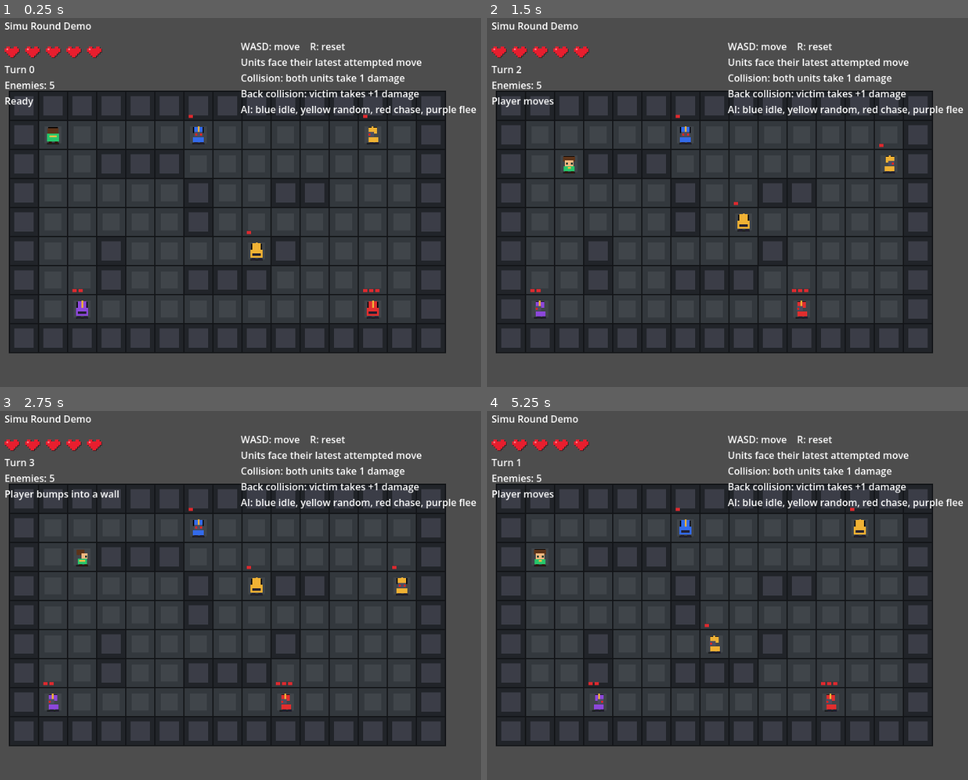
Above: before the commit, frames 1-4 (two rows, left to right).
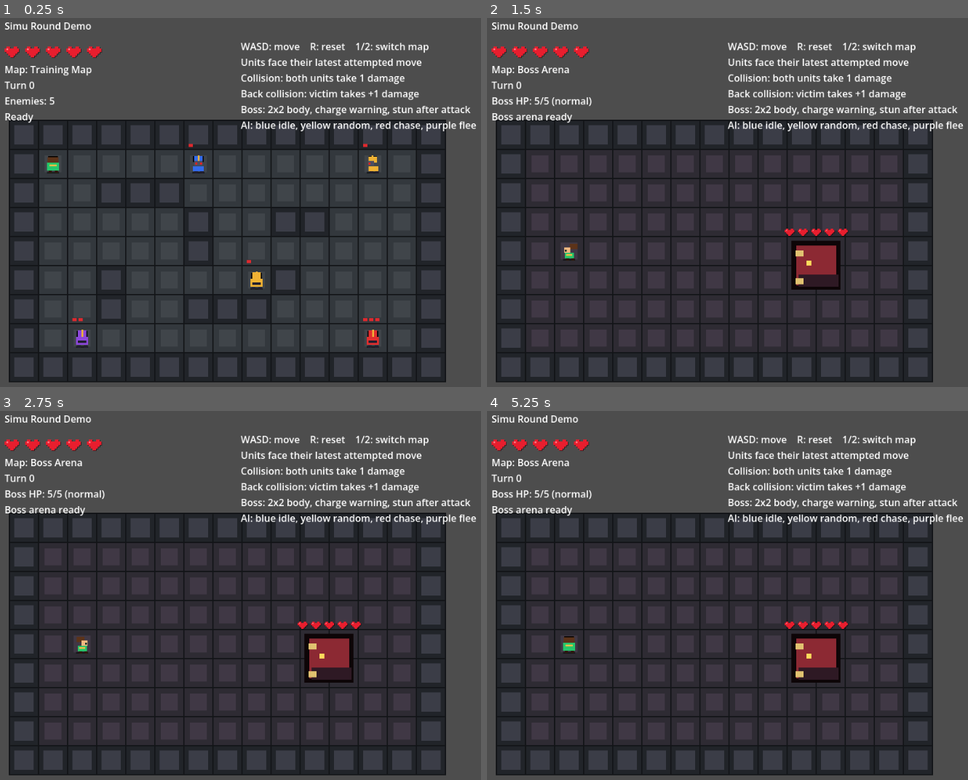
Above: after the commit, the same moments.

Repository: TreeGrassClanKindofLame/SimuRoundDemo
Game: Godot game, scene res://scenes/main.tscn
The game is run twice, just before and just after one commit, with the same random seed, the same clock (stepped at 60 frames per second) and the same inputs.
Inputs:
- Up to frame 1 (0.25 s): no input
- Up to frame 2 (1.5 s): tap Enter at 0.5 s; hold D 0.53-1.28 s; tap 1 at 0.6 s; tap 2 at 0.8, 1.35 s; tap Space at 1.25 s; hold S from 1.28 s (still down)
- Up to frame 3 (2.75 s): tap 1 at 1.55, 2.1 s; tap Enter at 2 s; release S at 2.03 s; hold D from 2.03 s (still down); tap 2 at 2.3 s
- Up to frame 4 (5.25 s): tap Space at 2.75, 4.25 s; release D at 2.78 s; hold W 2.78-3.53 s; tap 2 at 2.85, 3.8, 5.1 s; tap 1 at 3.05, 4.35 s; tap Enter at 3.5 s; hold A 3.53-5.03 s; tap R at 3.6 s; hold S from 5.03 s (still down)

The runs differ from the first frame. In frame 1, 11% of the frame differs, in the area x 0-99%, y 6-99%; in frame 2, 12%; in frame 3, 12%; in frame 4, 12%.

Commit message:
harveyzhong
新增新地图和新boss

Diff:
--- a/scenes/main.tscn
+++ b/scenes/main.tscn
@@ -24,10 +24,11 @@
 [node name="Help" type="Label" parent="HUD" unique_id=1110675165]
 offset_left = 430.0
 offset_top = 58.0
-offset_right = 910.0
-offset_bottom = 150.0
-text = "WASD: move    R: reset
+offset_right = 980.0
+offset_bottom = 178.0
+text = "WASD: move    R: reset    1/2: switch map
 Units face their latest attempted move
 Collision: both units take 1 damage
 Back collision: victim takes +1 damage
+Boss: 2x2 body, charge warning, stun after attack
 AI: blue idle, yellow random, red chase, purple flee"
--- a/scripts/main.gd
+++ b/scripts/main.gd
@@ -1,10 +1,12 @@
 extends Node2D
 
 enum AIType { IDLE, RANDOM, CHASE, FLEE }
+enum MapId { NORMAL, BOSS }
+enum BossState { NORMAL, CHARGING, STUNNED }
 
 const TILE_SIZE := 48
-const MAP_ORIGIN := Vector2(48, 144)
-const MAP_ROWS := [
+const MAP_ORIGIN := Vector2(48, 192)
+const NORMAL_MAP_ROWS := [
 	"###############",
 	"#.............#",
 	"#..###........#",
@@ -15,8 +17,23 @@
 	"#.............#",
 	"###############",
 ]
-const PLAYER_START := Vector2i(1, 1)
+const BOSS_MAP_ROWS := [
+	"###############",
+	"#.............#",
+	"#.............#",
+	"#.............#",
+	"#.............#",
+	"#.............#",
+	"#.............#",
+	"#.............#",
+	"###############",
+]
+const NORMAL_PLAYER_START := Vector2i(1, 1)
+const BOSS_PLAYER_START := Vector2i(2, 4)
+const BOSS_START := Vector2i(10, 4)
+const BOSS_SIZE := Vector2i(2, 2)
 const PLAYER_MAX_HP := 5
+const BOSS_MAX_HP := 5
 const DAMAGE_PER_COLLISION := 1
 const BACK_COLLISION_BONUS_DAMAGE := 1
 const BUMP_DURATION := 0.16
@@ -30,6 +47,7 @@
 const DIR_LEFT := Vector2i(-1, 0)
 const DIR_RIGHT := Vector2i(1, 0)
 const ACTIONS := [DIR_NONE, DIR_UP, DIR_DOWN, DIR_LEFT, DIR_RIGHT]
+const MOVE_ACTIONS := [DIR_UP, DIR_DOWN, DIR_LEFT, DIR_RIGHT]
 const HEART_ORIGIN := Vector2(40, 70)
 const HEART_BLOCK := 3.0
 const HEART_GAP := 10.0
@@ -42,7 +60,8 @@
 	"00011000",
 ]
 
-var player_pos := PLAYER_START
+var current_map_id: MapId = MapId.NORMAL
+var player_pos := NORMAL_PLAYER_START
 var player_facing := DIR_RIGHT
 var player_hp := PLAYER_MAX_HP
 var player_alive := true
@@ -52,6 +71,7 @@
 var player_death_timer := 0.0
 var reset_timer := 0.0
 var enemies: Array[Dictionary] = []
+var boss: Dictionary = {}
 var turn_count := 0
 var last_event := "Ready"
 var rng := RandomNumberGenerator.new()
@@ -64,7 +84,6 @@
 func _ready() -> void:
 	rng.randomize()
 	_setup_audio()
-	_setup_astar_grid()
 	_reset_demo()
 
 func _process(delta: float) -> void:
@@ -101,6 +120,26 @@
 
 		if changed:
 			enemies[index] = enemy
+			needs_redraw = true
+
+	if _has_boss():
+		var changed_boss := false
+		var boss_bump_timer := float(boss["bump_timer"])
+		if boss_bump_timer > 0.0:
+			boss["bump_timer"] = maxf(0.0, boss_bump_timer - delta)
+			changed_boss = true
+
+		var boss_hit_timer := float(boss["hit_timer"])
+		if boss_hit_timer > 0.0:
+			boss["hit_timer"] = maxf(0.0, boss_hit_timer - delta)
+			changed_boss = true
+
+		var boss_death_timer := float(boss["death_timer"])
+		if boss_death_timer > 0.0:
+			boss["death_timer"] = maxf(0.0, boss_death_timer - delta)
+			changed_boss = true
+
+		if changed_boss:
 			needs_redraw = true
 
 	if reset_timer > 0.0:
@@ -131,6 +170,10 @@
 			_play_turn(DIR_RIGHT)
 		KEY_R:
 			_reset_demo(true)
+		KEY_1:
+			_switch_map(MapId.NORMAL)
+		KEY_2:
+			_switch_map(MapId.BOSS)
 		_:
 			return
 
@@ -187,8 +230,13 @@
 	player.stop()
 	player.play()
 
+func _switch_map(map_id: MapId) -> void:
+	current_map_id = map_id
+	_reset_demo(true)
+
 func _reset_demo(play_reset_sound := false) -> void:
-	player_pos = PLAYER_START
+	_setup_astar_grid()
+	player_pos = _player_start_for_current_map()
 	player_facing = _random_direction()
 	player_hp = PLAYER_MAX_HP
 	player_alive = true
@@ -198,18 +246,32 @@
 	player_death_timer = 0.0
 	reset_timer = 0.0
 	turn_count = 0
-	last_event = "Ready"
-	enemies = [
-		_create_enemy(Vector2i(6, 1), AIType.IDLE),
-		_create_enemy(Vector2i(12, 1), AIType.RANDOM),
-		_create_enemy(Vector2i(12, 7), AIType.CHASE),
-		_create_enemy(Vector2i(2, 7), AIType.FLEE),
-		_create_enemy(Vector2i(8, 5), AIType.RANDOM),
-	]
+	turn_collision_pairs.clear()
+	enemies = []
+	boss = {}
+
+	if current_map_id == MapId.NORMAL:
+		last_event = "Ready"
+		enemies = [
+			_create_enemy(Vector2i(6, 1), AIType.IDLE),
+			_create_enemy(Vector2i(12, 1), AIType.RANDOM),
+			_create_enemy(Vector2i(12, 7), AIType.CHASE),
+			_create_enemy(Vector2i(2, 7), AIType.FLEE),
+			_create_enemy(Vector2i(8, 5), AIType.RANDOM),
+		]
+	else:
+		last_event = "Boss arena ready"
+		boss = _create_boss(BOSS_START)
+
 	if play_reset_sound:
 		_play_sound("reset")
 	_update_hud()
 	queue_redraw()
+
+func _player_start_for_current_map() -> Vector2i:
+	if current_map_id == MapId.BOSS:
+		return BOSS_PLAYER_START
+	return NORMAL_PLAYER_START
 
 func _create_enemy(pos: Vector2i, ai_type: int) -> Dictionary:
 	var max_hp := _enemy_max_hp(ai_type)
@@ -227,6 +289,22 @@
 		"death_timer": 0.0,
 	}
 
+func _create_boss(pos: Vector2i) -> Dictionary:
+	return {
+		"id": "boss",
+		"pos": pos,
+		"facing": DIR_LEFT,
+		"hp": BOSS_MAX_HP,
+		"max_hp": BOSS_MAX_HP,
+		"alive": true,
+		"state": BossState.NORMAL,
+		"charge_area": [],
+		"bump_timer": 0.0,
+		"bump_dir": DIR_NONE,
+		"hit_timer": 0.0,
+		"death_timer": 0.0,
+	}
+
 func _play_turn(player_delta: Vector2i) -> void:
 	if not player_alive or reset_timer > 0.0:
 		return
@@ -235,6 +313,8 @@
 	_try_move_player(player_delta)
 	if player_alive:
 		_take_enemy_turns()
+	if player_alive:
+		_take_boss_turn()
 
 	turn_count += 1
 	_update_hud()
@@ -248,6 +328,20 @@
 		_start_player_bump(delta)
 		_play_sound("bump")
 		last_event = "Player bumps into a wall"
+		return
+
+	if _is_boss_at_cell(target):
+		_start_player_bump(delta)
+		if _register_collision_pair("player", "boss"):
+			var player_damage := _collision_damage(player_pos, player_facing, target)
+			var boss_damage := _boss_collision_damage(player_pos)
+			_damage_player(player_damage)
+			_damage_boss(boss_damage)
+			_play_sound("hit")
+			last_event = _collision_event_text("Player and boss both take damage", "Player", player_damage, "boss", boss_damage)
+		else:
+			_play_sound("bump")
+			last_event = "Player and boss already collided this turn"
 		return
 
 	var enemy_index := _enemy_at(target)
@@ -312,6 +406,8 @@
 		var target: Vector2i = enemy_pos + delta
 		if delta != DIR_NONE and not _is_walkable_cell(target):
 			continue
+		if delta != DIR_NONE and _is_boss_at_cell(target):
+			continue
 
 		var distance := _grid_distance(target, player_pos)
 		if distance > best_distance:
@@ -330,6 +426,22 @@
 	if not _is_walkable_cell(target):
 		_start_enemy_bump(index, delta)
 		_play_sound("bump")
+		return
+
+	if _is_boss_at_cell(target):
+		_start_enemy_bump(index, delta)
+		if _register_collision_pair(_enemy_unit_id(index), "boss"):
+			var enemy_pos: Vector2i = enemy["pos"]
+			var enemy_facing: Vector2i = enemy["facing"]
+			var enemy_damage := _collision_damage(enemy_pos, enemy_facing, target)
+			var boss_damage := _boss_collision_damage(enemy_pos)
+			_damage_enemy(index, enemy_damage)
+			_damage_boss(boss_damage)
+			_play_sound("hit")
+			last_event = _collision_event_text("Enemy and boss both take damage", "enemy", enemy_damage, "boss", boss_damage)
+		else:
+			_play_sound("bump")
+			last_event = "Enemy and boss already collided this turn"
 		return
 
 	if target == player_pos and player_alive:
@@ -371,6 +483,124 @@
 	enemy["pos"] = target
 	enemies[index] = enemy
 
+func _take_boss_turn() -> void:
+	if not _is_boss_alive():
+		return
+
+	var state := int(boss["state"])
+	if state == BossState.CHARGING:
+		_release_boss_attack()
+		return
+	if state == BossState.STUNNED:
+		boss["state"] = BossState.NORMAL
+		last_event = "Boss is stunned"
+		return
+
+	if _has_cell(_boss_attack_area(boss["pos"], boss["facing"]), player_pos):
+		_start_boss_charge()
+		return
+
+	var delta := _decide_boss_move()
+	if delta == DIR_NONE:
+		last_event = "Boss waits"
+		return
+
+	_try_move_boss(delta)
+
+func _decide_boss_move() -> Vector2i:
+	var best_delta := DIR_NONE
+	var best_score := 100000
+
+	for raw_delta in MOVE_ACTIONS:
+		var delta: Vector2i = raw_delta
+		var target_pos: Vector2i = boss["pos"] + delta
+		if not _is_boss_footprint_walkable(target_pos):
+			continue
+		if _enemy_in_boss_footprint(target_pos) != -1:
+			continue
+
+		var distance := _boss_distance_to_player(target_pos)
+		var score := distance
+		if _has_cell(_boss_attack_area(target_pos, delta), player_pos):
+			score -= 1000
+		if score < best_score:
+			best_score = score
+			best_delta = delta
+
+	return best_delta
+
+func _try_move_boss(delta: Vector2i) -> void:
+	boss["facing"] = delta
+	var target_pos: Vector2i = boss["pos"] + delta
+	if not _is_boss_footprint_walkable(target_pos):
+		_start_boss_bump(delta)
+		_play_sound("bump")
+		last_event = "Boss bumps into a wall"
+		return
+
+	var enemy_index := _enemy_in_boss_footprint(target_pos)
+	if enemy_index != -1:
+		_start_boss_bump(delta)
+		if _register_collision_pair("boss", _enemy_unit_id(enemy_index)):
+			var enemy: Dictionary = enemies[enemy_index]
+			var enemy_pos: Vector2i = enemy["pos"]
+			var attacker_cell := enemy_pos - delta
+			var boss_damage := _boss_collision_damage(enemy_pos)
+			var enemy_damage := _collision_damage(enemy_pos, enemy["facing"], attacker_cell)
+			_damage_boss(boss_damage)
+			_damage_enemy(enemy_index, enemy_damage)
+			_play_sound("hit")
+			last_event = _collision_event_text("Boss and enemy both take damage", "boss", boss_damage, "enemy", enemy_damage)
+		else:
+			_play_sound("bump")
+			last_event = "Boss and enemy already collided this turn"
+		return
+
+	if player_alive and _has_cell(_boss_footprint_at(target_pos), player_pos):
+		_start_boss_bump(delta)
+		if _register_collision_pair("boss", "player"):
+			var attacker_cell := player_pos - delta
+			var boss_damage := _boss_collision_damage(player_pos)
+			var player_damage := _collision_damage(player_pos, player_facing, attacker_cell)
+			_damage_boss(boss_damage)
+			_damage_player(player_damage)
+			_play_sound("hit")
+			last_event = _collision_event_text("Boss and player both take damage", "boss", boss_damage, "player", player_damage)
+		else:
+			_play_sound("bump")
+			last_event = "Boss and player already collided this turn"
+		return
+
+	boss["pos"] = target_pos
+	last_event = "Boss moves"
+
+func _start_boss_charge() -> void:
+	boss["state"] = BossState.CHARGING
+	boss["charge_area"] = _boss_attack_area(boss["pos"], boss["facing"])
+	last_event = "Boss starts charging"
+
+func _release_boss_attack() -> void:
+	var area: Array = boss["charge_area"]
+	var hit_anything := false
+
+	if player_alive and _has_cell(area, player_pos):
+		_damage_player(DAMAGE_PER_COLLISION)
+		hit_anything = true
+
+	for index in range(enemies.size()):
+		if enemies[index]["alive"] and _has_cell(area, enemies[index]["pos"]):
+			_damage_enemy(index, DAMAGE_PER_COLLISION)
+			hit_anything = true
+
+	boss["state"] = BossState.STUNNED
+	boss["charge_area"] = []
+	if hit_anything:
+		_play_sound("hit")
+		last_event = "Boss releases the charged attack"
+	else:
+		_play_sound("bump")
+		last_event = "Boss attack misses"
+
 func _damage_player(amount: int) -> void:
 	if not player_alive:
 		return
@@ -400,6 +630,20 @@
 		_play_sound("death")
 	enemies[index] = enemy
 
+func _damage_boss(amount: int) -> void:
+	if not _is_boss_alive():
+		return
+
+	boss["hp"] = maxi(0, int(boss["hp"]) - amount)
+	boss["hit_timer"] = HIT_DURATION
+	if int(boss["hp"]) == 0:
+		boss["alive"] = false
+		boss["state"] = BossState.NORMAL
+		boss["charge_area"] = []
+		boss["death_timer"] = DEATH_DURATION
+		last_event = "Boss defeated"
+		_play_sound("death")
+
 func _start_player_bump(direction: Vector2i) -> void:
 	player_bump_dir = direction
 	player_bump_timer = BUMP_DURATION
@@ -422,9 +666,20 @@
 	enemy["bump_timer"] = BUMP_DURATION
 	enemies[index] = enemy
 
+func _start_boss_bump(direction: Vector2i) -> void:
+	boss["bump_dir"] = direction
+	boss["bump_timer"] = BUMP_DURATION
+
 func _enemy_at(cell: Vector2i) -> int:
 	for index in range(enemies.size()):
 		if enemies[index]["alive"] and enemies[index]["pos"] == cell:
+			return index
+	return -1
+
+func _enemy_in_boss_footprint(boss_pos: Vector2i) -> int:
+	var footprint := _boss_footprint_at(boss_pos)
+	for index in range(enemies.size()):
+		if enemies[index]["alive"] and _has_cell(footprint, enemies[index]["pos"]):
 			return index
 	return -1
 
@@ -449,8 +704,29 @@
 		amount += BACK_COLLISION_BONUS_DAMAGE
 	return amount
 
+func _boss_collision_damage(attacker_pos: Vector2i) -> int:
+	var amount := DAMAGE_PER_COLLISION
+	if _is_boss_hit_from_behind(attacker_pos):
+		amount += BACK_COLLISION_BONUS_DAMAGE
+	return amount
+
 func _is_hit_from_behind(victim_pos: Vector2i, victim_facing: Vector2i, attacker_pos: Vector2i) -> bool:
 	return attacker_pos == victim_pos + _back_direction(victim_facing)
+
+func _is_boss_hit_from_behind(attacker_pos: Vector2i) -> bool:
+	if not _has_boss():
+		return false
+	return _has_cell(_boss_back_edge_cells(boss["pos"], boss["facing"]), attacker_pos)
+
+func _boss_back_edge_cells(boss_pos: Vector2i, boss_facing: Vector2i) -> Array[Vector2i]:
+	var cells: Array[Vector2i] = []
+	var footprint := _boss_footprint_at(boss_pos)
+	var back_direction := _back_direction(boss_facing)
+	for body_cell in footprint:
+		var back_cell := body_cell + back_direction
+		if not _has_cell(footprint, back_cell) and not _has_cell(cells, back_cell):
+			cells.append(back_cell)
+	return cells
 
 func _collision_event_text(base_text: String, unit_a_name: String, unit_a_damage: int, unit_b_name: String, unit_b_damage: int) -> String:
 	var back_hits := PackedStringArray()
@@ -469,16 +745,32 @@
 	return cell.x >= 0 and cell.y >= 0 and cell.x < _map_width() and cell.y < _map_height()
 
 func _is_wall(cell: Vector2i) -> bool:
-	return MAP_ROWS[cell.y].substr(cell.x, 1) == "#"
+	return _map_rows()[cell.y].substr(cell.x, 1) == "#"
 
 func _map_width() -> int:
-	return MAP_ROWS[0].length()
+	return _map_rows()[0].length()
 
 func _map_height() -> int:
-	return MAP_ROWS.size()
+	return _map_rows().size()
+
+func _map_rows() -> Array:
+	if current_map_id == MapId.BOSS:
+		return BOSS_MAP_ROWS
+	return NORMAL_MAP_ROWS
+
+func _map_name() -> String:
+	if current_map_id == MapId.BOSS:
+		return "Boss Arena"
+	return "Training Map"
 
 func _grid_distance(a: Vector2i, b: Vector2i) -> int:
 	return abs(a.x - b.x) + abs(a.y - b.y)
+
+func _boss_distance_to_player(boss_pos: Vector2i) -> int:
+	var best_distance := 100000
+	for cell in _boss_footprint_at(boss_pos):
+		best_distance = mini(best_distance, _grid_distance(cell, player_pos))
+	return best_distance
 
 func _living_enemy_count() -> int:
 	var count := 0
@@ -513,26 +805,99 @@
 func _side_down_direction(facing: Vector2i) -> Vector2i:
 	return Vector2i(-facing.y, facing.x)
 
+func _has_boss() -> bool:
+	return not boss.is_empty()
+
+func _is_boss_alive() -> bool:
+	return _has_boss() and bool(boss["alive"])
+
+func _is_boss_at_cell(cell: Vector2i) -> bool:
+	return _is_boss_alive() and _has_cell(_boss_footprint_at(boss["pos"]), cell)
+
+func _boss_footprint_at(boss_pos: Vector2i) -> Array[Vector2i]:
+	var cells: Array[Vector2i] = []
+	for y in range(BOSS_SIZE.y):
+		for x in range(BOSS_SIZE.x):
+			cells.append(boss_pos + Vector2i(x, y))
+	return cells
+
+func _is_boss_footprint_walkable(boss_pos: Vector2i) -> bool:
+	for cell in _boss_footprint_at(boss_pos):
+		if not _is_walkable_cell(cell):
+			return false
+	return true
+
+func _boss_attack_area(boss_pos: Vector2i, boss_facing: Vector2i) -> Array[Vector2i]:
+	var cells: Array[Vector2i] = []
+	if boss_facing == DIR_RIGHT:
+		for x in range(2):
+			for y in range(2):
+				cells.append(boss_pos + Vector2i(BOSS_SIZE.x + x, y))
+	elif boss_facing == DIR_LEFT:
+		for x in range(2):
+			for y in range(2):
+				cells.append(boss_pos + Vector2i(-1 - x, y))
+	elif boss_facing == DIR_DOWN:
+		for y in range(2):
+			for x in range(2):
+				cells.append(boss_pos + Vector2i(x, BOSS_SIZE.y + y))
+	elif boss_facing == DIR_UP:
+		for y in range(2):
+			for x in range(2):
+				cells.append(boss_pos + Vector2i(x, -1 - y))
+	return cells
+
+func _has_cell(cells: Array, target: Vector2i) -> bool:
+	for cell in cells:
+		if cell == target:
+			return true
+	return false
+
 func _update_hud() -> void:
-	status_label.text = "Turn %d\nEnemies: %d\n%s" % [
-		turn_count,
-		_living_enemy_count(),
-		last_event,
-	]
+	if current_map_id == MapId.BOSS:
+		var boss_status := "Boss defeated"
+		if _is_boss_alive():
+			boss_status = "Boss HP: %d/%d (%s)" % [boss["hp"], boss["max_hp"], _boss_state_name()]
+		status_label.text = "Map: %s\nTurn %d\n%s\n%s" % [
+			_map_name(),
+			turn_count,
+			boss_status,
+			last_event,
+		]
+	else:
+		status_label.text = "Map: %s\nTurn %d\nEnemies: %d\n%s" % [
+			_map_name(),
+			turn_count,
+			_living_enemy_count(),
+			last_event,
+		]
+
+func _boss_state_name() -> String:
+	if not _has_boss():
+		return "none"
+	match int(boss["state"]):
+		BossState.NORMAL:
+			return "normal"
+		BossState.CHARGING:
+			return "charging"
+		BossState.STUNNED:
+			return "stunned"
+	return "unknown"
 
 func _draw() -> void:
 	_draw_player_hp_hearts()
 	_draw_map()
+	_draw_boss_charge_area()
 	_draw_units()
 
 func _draw_player_hp_hearts() -> void:
-	var heart_width := HEART_PATTERN[0].length() * HEART_BLOCK
+	var heart_width := _heart_width(HEART_BLOCK)
 	for heart_index in range(PLAYER_MAX_HP):
 		var heart_pos := HEART_ORIGIN + Vector2(heart_index * (heart_width + HEART_GAP), 0)
 		var filled := heart_index < player_hp
-		_draw_heart_icon(heart_pos, filled)
-
-func _draw_heart_icon(heart_pos: Vector2, filled: bool) -> void:
+		_draw_heart_icon(heart_pos, filled, HEART_BLOCK)
+
+func _draw_heart_icon(heart_pos: Vector2, filled: bool, block_size: float) -> void:
 	var fill_color := Color(0.91, 0.12, 0.18) if filled else Color(0.18, 0.10, 0.12)
 	var shadow_color := Color(0.03, 0.02, 0.02, 0.60)
 	var shine_color := Color(1.0, 0.46, 0.50) if filled else Color(0.30, 0.18, 0.20)
@@ -541,11 +906,14 @@
 		for x in range(row.length()):
 			if row.substr(x, 1) != "1":
 				continue
-			var block_pos := heart_pos + Vector2(x, y) * HEART_BLOCK
-			draw_rect(Rect2(block_pos + Vector2(1, 1), Vector2(HEART_BLOCK, HEART_BLOCK)), shadow_color)
-			draw_rect(Rect2(block_pos, Vector2(HEART_BLOCK, HEART_BLOCK)), fill_color)
+			var block_pos := heart_pos + Vector2(x, y) * block_size
+			draw_rect(Rect2(block_pos + Vector2(1, 1), Vector2(block_size, block_size)), shadow_color)
+			draw_rect(Rect2(block_pos, Vector2(block_size, block_size)), fill_color)
 	if filled:
-		draw_rect(Rect2(heart_pos + Vector2(HEART_BLOCK, HEART_BLOCK), Vector2(HEART_BLOCK, HEART_BLOCK)), shine_color)
+		draw_rect(Rect2(heart_pos + Vector2(block_size, block_size), Vector2(block_size, block_size)), shine_color)
+
+func _heart_width(block_size: float) -> float:
+	return HEART_PATTERN[0].length() * block_size
 
 func _draw_map() -> void:
 	for y in range(_map_height()):
@@ -556,10 +924,29 @@
 				draw_rect(rect, Color(0.13, 0.14, 0.16))
 				draw_rect(rect.grow(-8), Color(0.23, 0.24, 0.28))
 			else:
-				draw_rect(rect, Color(0.20, 0.22, 0.24))
-				draw_rect(rect.grow(-10), Color(0.25, 0.27, 0.29))
+				var floor_color := Color(0.20, 0.22, 0.24)
+				var inset_color := Color(0.25, 0.27, 0.29)
+				if current_map_id == MapId.BOSS:
+					floor_color = Color(0.18, 0.17, 0.20)
+					inset_color = Color(0.25, 0.22, 0.27)
+				draw_rect(rect, floor_color)
+				draw_rect(rect.grow(-10), inset_color)
 
 			draw_rect(rect, Color(0.07, 0.08, 0.09), false, 2.0)
+
+func _draw_boss_charge_area() -> void:
+	if not _is_boss_alive():
+		return
+	if int(boss["state"]) != BossState.CHARGING:
+		return
+
+	var area: Array = boss["charge_area"]
+	for cell in area:
+		if not _is_inside_map(cell):
+			continue
+		var rect := _cell_rect(cell).grow(-3)
+		draw_rect(rect, Color(0.92, 0.16, 0.10, 0.32))
+		draw_rect(rect, Color(1.0, 0.42, 0.18, 0.90), false, 3.0)
 
 func _draw_units() -> void:
 	if player_alive or player_death_timer > 0.0:
@@ -588,6 +975,9 @@
 			_draw_unit(enemy["pos"], enemy_color, Color(1.0, 0.92, 0.72), facing, _enemy_bump_offset(enemy), alpha, unit_scale, false)
 			if enemy["alive"]:
 				_draw_enemy_hp(enemy)
+
+	if _has_boss() and (bool(boss["alive"]) or float(boss["death_timer"]) > 0.0):
+		_draw_boss()
 
 func _draw_unit(cell: Vector2i, body_color: Color, eye_color: Color, facing: Vector2i, offset: Vector2, alpha: float, unit_scale: float, is_player_unit: bool) -> void:
 	var base_rect := _cell_rect(cell).grow(-7)
@@ -686,6 +1076,64 @@
 	_draw_px(rect, 12, 29, 6, 4, dark_metal, unit_scale)
 	_draw_px(rect, 21, 29, 6, 4, dark_metal, unit_scale)
 
+func _draw_boss() -> void:
+	var top_left: Vector2i = boss["pos"]
+	var offset := _boss_bump_offset()
+	var alpha := 1.0
+	var unit_scale := 1.0
+	if not bool(boss["alive"]):
+		alpha = float(boss["death_timer"]) / DEATH_DURATION
+		unit_scale = maxf(0.15, alpha)
+
+	var base_rect := Rect2(_cell_rect(top_left).position, Vector2(TILE_SIZE * BOSS_SIZE.x, TILE_SIZE * BOSS_SIZE.y)).grow(-5)
+	var scaled_size := base_rect.size * unit_scale
+	var rect := Rect2(base_rect.position + (base_rect.size - scaled_size) * 0.5 + offset, scaled_size)
+	var body_color := Color(0.55, 0.16, 0.20, alpha)
+	if int(boss["state"]) == BossState.CHARGING:
+		body_color = Color(0.90, 0.34, 0.13, alpha)
+	elif int(boss["state"]) == BossState.STUNNED:
+		body_color = Color(0.34, 0.34, 0.50, alpha)
+	if float(boss["hit_timer"]) > 0.0:
+		body_color = body_color.lerp(Color.WHITE, 0.65)
+
+	var outline := Color(0.05, 0.02, 0.03, alpha)
+	var armor := Color(0.18, 0.10, 0.14, alpha)
+	var horn := Color(0.88, 0.76, 0.44, alpha)
+	var eye := Color(1.0, 0.86, 0.36, alpha)
+	draw_rect(rect.grow(-4), outline)
+	draw_rect(rect.grow(-10), body_color)
+	draw_rect(Rect2(rect.position + Vector2(14, 58) * unit_scale, Vector2(68, 20) * unit_scale), armor)
+	_draw_boss_face_marks(rect, boss["facing"], eye, horn, outline, unit_scale)
+	if bool(boss["alive"]):
+		_draw_boss_hp(rect)
+
+func _draw_boss_face_marks(rect: Rect2, facing: Vector2i, eye: Color, horn: Color, outline: Color, unit_scale: float) -> void:
+	if facing == DIR_LEFT:
+		draw_rect(Rect2(rect.position + Vector2(9, 18) * unit_scale, Vector2(13, 10) * unit_scale), horn)
+		draw_rect(Rect2(rect.position + Vector2(9, 64) * unit_scale, Vector2(13, 10) * unit_scale), horn)
+		draw_rect(Rect2(rect.position + Vector2(27, 35) * unit_scale, Vector2(8, 8) * unit_scale), eye)
+	elif facing == DIR_RIGHT:
+		draw_rect(Rect2(rect.position + Vector2(74, 18) * unit_scale, Vector2(13, 10) * unit_scale), horn)
+		draw_rect(Rect2(rect.position + Vector2(74, 64) * unit_scale, Vector2(13, 10) * unit_scale), horn)
+		draw_rect(Rect2(rect.position + Vector2(61, 35) * unit_scale, Vector2(8, 8) * unit_scale), eye)
+	elif facing == DIR_UP:
+		draw_rect(Rect2(rect.position + Vector2(18, 9) * unit_scale, Vector2(10, 13) * unit_scale), horn)
+		draw_rect(Rect2(rect.position + Vector2(64, 9) * unit_scale, Vector2(10, 13) * unit_scale), horn)
+		draw_rect(Rect2(rect.position + Vector2(43, 27) * unit_scale, Vector2(8, 8) * unit_scale), eye)
+	elif facing == DIR_DOWN:
+		draw_rect(Rect2(rect.position + Vector2(18, 74) * unit_scale, Vector2(10, 13) * unit_scale), horn)
+		draw_rect(Rect2(rect.position + Vector2(64, 74) * unit_scale, Vector2(10, 13) * unit_scale), horn)
+		draw_rect(Rect2(rect.position + Vector2(43, 61) * unit_scale, Vector2(8, 8) * unit_scale), eye)
+	draw_rect(rect.grow(-4), outline, false, 3.0 * unit_scale)
+
+func _draw_boss_hp(boss_rect: Rect2) -> void:
+	var block_size := 2.0
+	var heart_width := _heart_width(block_size)
+	var start := boss_rect.position + Vector2((boss_rect.size.x - (heart_width * BOSS_MAX_HP + 6.0 * (BOSS_MAX_HP - 1))) * 0.5, -18)
+	for index in range(BOSS_MAX_HP):
+		var heart_pos := start + Vector2(index * (heart_width + 6.0), 0)
+		_draw_heart_icon(heart_pos, index < int(boss["hp"]), block_size)
+
 func _draw_sprite_shadow(rect: Rect2, alpha: float, unit_scale: float) -> void:
 	_draw_px(rect, 7, 30, 20, 3, Color(0.02, 0.02, 0.02, alpha * 0.55), unit_scale)
 
@@ -707,6 +1155,11 @@
 func _enemy_bump_offset(enemy: Dictionary) -> Vector2:
 	var timer := float(enemy["bump_timer"])
 	var direction: Vector2i = enemy["bump_dir"]
+	return _bump_offset(timer, direction)
+
+func _boss_bump_offset() -> Vector2:
+	var timer := float(boss["bump_timer"])
+	var direction: Vector2i = boss["bump_dir"]
 	return _bump_offset(timer, direction)
 
 func _bump_offset(timer: float, direction: Vector2i) -> Vector2:
Not shown, changed: README.md
